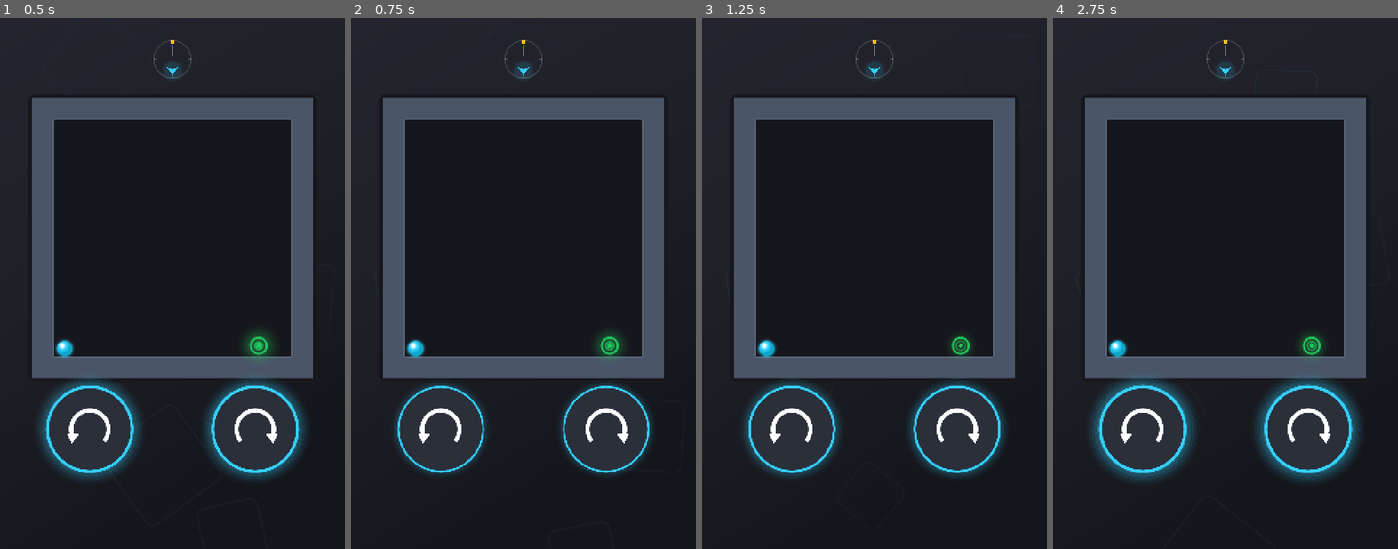
Above: before the commit, frames 1-4 (left to right).
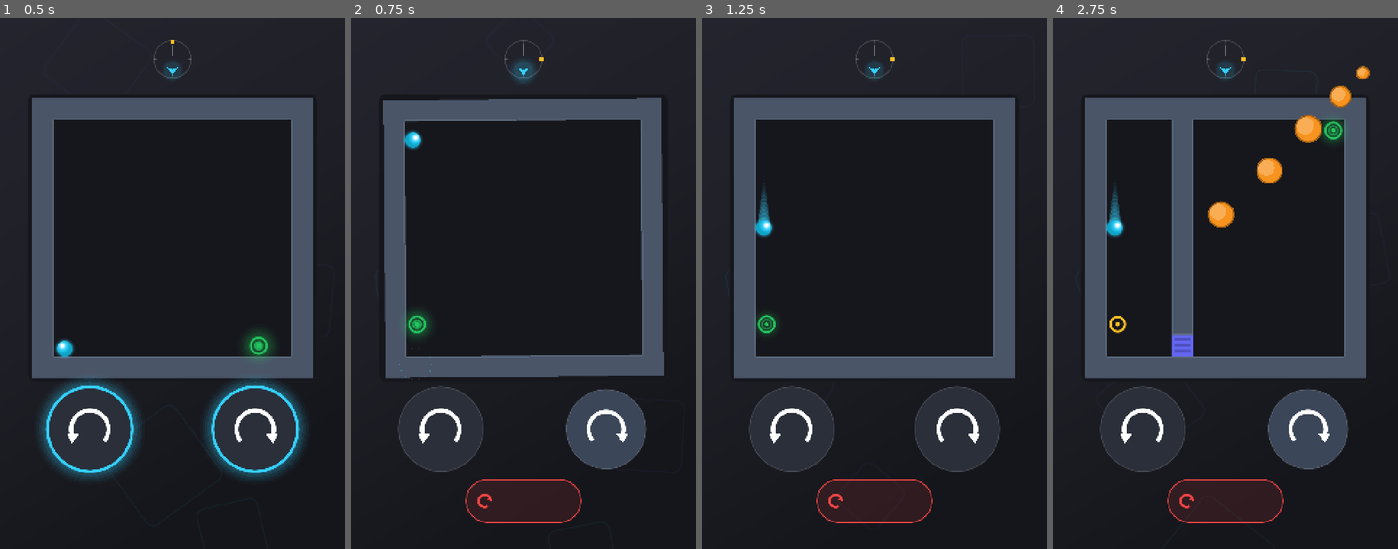
Above: after the commit, the same moments.

Repository: marco-behnke-minit/flipfall-minit
Game: Godot game, scene res://scenes/main.tscn
Same seed, same stepped clock (60 frames per second), same inputs: the game is played once before the commit and once after it. Sound files missing from this copy of the repository are replaced by a short silence.
Inputs (mouse positions are in pixels of both pictures, inside the frame that each line leads up to):
- Up to frame 1 (0.5 s): no input
- Up to frame 2 (0.75 s): tap Enter at 0.5 s; move the mouse to (599, 256) at 0.52 s; hold Right from 0.53 s (still down); click (599, 256) at 0.67 s
- Up to frame 3 (1.25 s): keep holding Right
- Up to frame 4 (2.75 s): release Right at 1.25 s; drag from (1156, 310) to (1208, 389) at 1.27 s; move the mouse to (1260, 166) at 2.02 s; hold Right from 2.03 s (still down)

Frame 1 is identical in both runs. In frame 2, 9.0% of the frame differs, in the area x 9-91%, y 4-96%; in frame 3, 5.7%; in frame 4, 14%, in the area x 10-92%, y 4-96%.

Commit message:
Map the arrow keys to the rotate buttons
Aiming at two circles is fiddly when testing in a browser. Left and right arrows
now drive them, and press the on-screen button as well so what a tester sees
still matches what they did.

Key-repeat echoes are ignored, or holding an arrow down would spin gravity.

Verified in the exported web build: focusing the canvas and pressing the right
arrow cleared Roll in one rotation and advanced to room 2, with no console
errors.

Diff:
--- a/src/game.gd
+++ b/src/game.gd
@@ -311,6 +311,24 @@
 		_on_touch(event.position, event.pressed)
 	elif event is InputEventMouseButton and event.button_index == MOUSE_BUTTON_LEFT:
 		_on_touch(event.position, event.pressed)
+	elif event is InputEventKey and not event.echo:
+		_on_key(event)
+
+
+## Left and right arrows drive the two rotate buttons, which makes playtesting in
+## a browser far less fiddly than aiming at them. They press the on-screen button
+## too, so what the tester sees still matches what they did. Echo events are
+## ignored: holding a key must not spin gravity.
+func _on_key(event: InputEventKey) -> void:
+	match event.keycode:
+		KEY_LEFT:
+			_held_ccw = event.pressed
+			if event.pressed:
+				_do_rotate(1)
+		KEY_RIGHT:
+			_held_cw = event.pressed
+			if event.pressed:
+				_do_rotate(-1)
 
 
 func _on_touch(viewport_pos: Vector2, pressed: bool) -> void:
Not shown, changed: README.md
